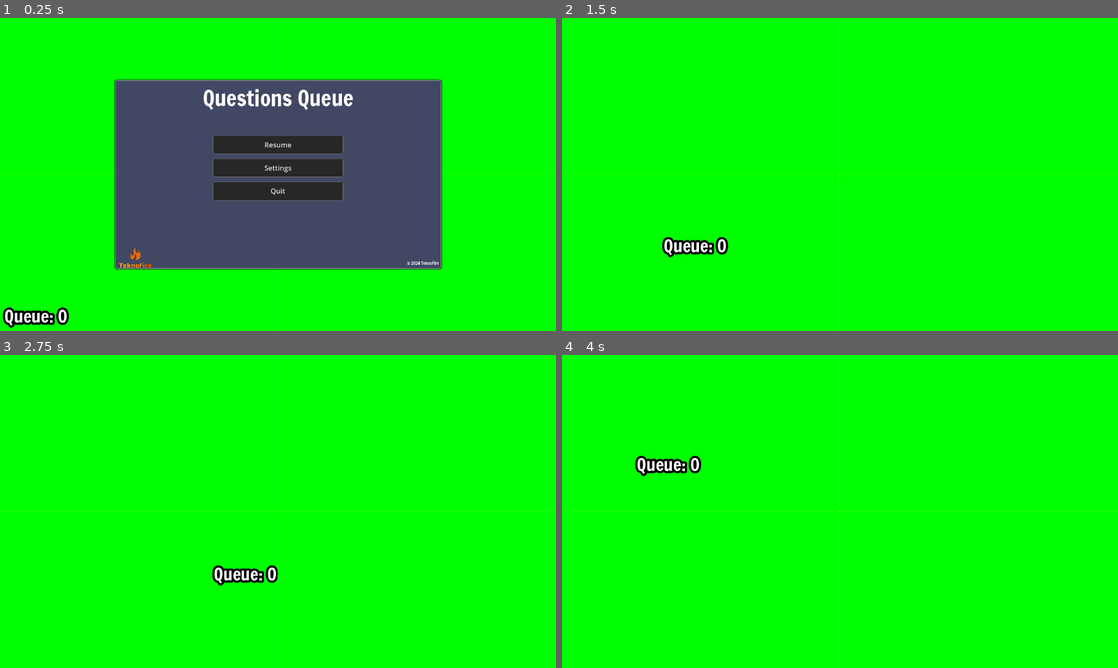
Above: before the commit, frames 1-4 (two rows, left to right).
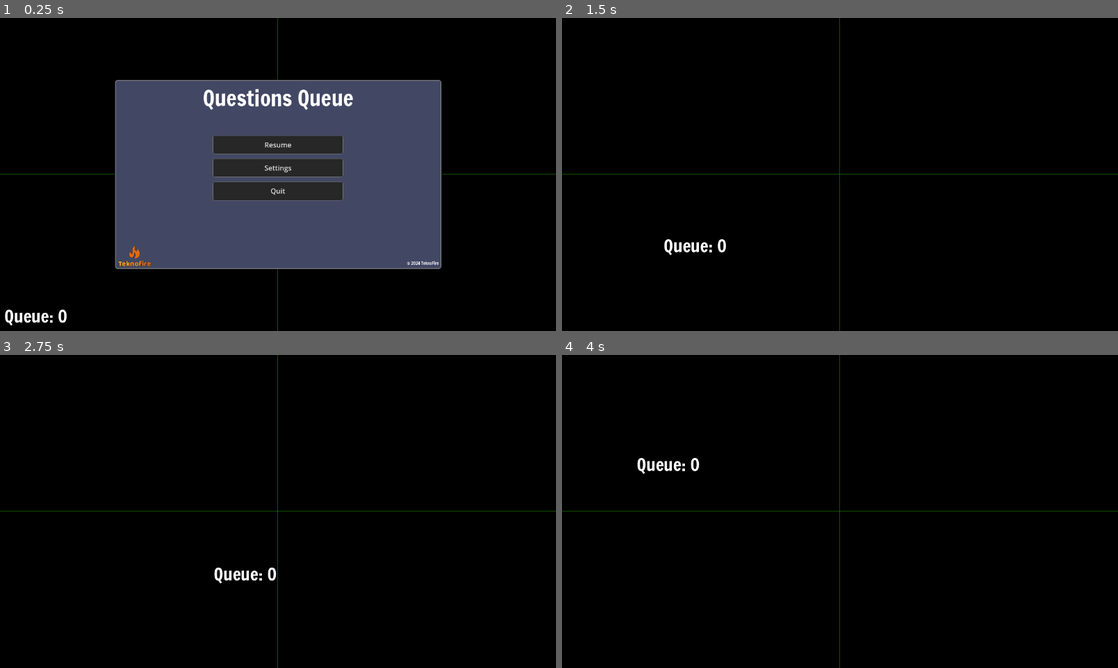
Above: after the commit, the same moments.

Repository: teknofire/stream-questions
Game: Godot game, scene res://scenes/overlay.tscn
Two runs of this game, one before a commit and one after it. Both use one fixed random seed, a clock stepped at 60 frames per second and the inputs below.
Inputs (mouse positions are in pixels of both pictures, inside the frame that each line leads up to):
- Up to frame 1 (0.25 s): no input
- Up to frame 2 (1.5 s): click "Resume" at 0.5 s; tap Enter at 1.25 s; drag from (600, 315) to (895, 105) at 1.27 s
- Up to frame 3 (2.75 s): tap Space at 2 s; drag from (333, 442) to (250, 574) at 2.02 s
- Up to frame 4 (4 s): tap Enter at 2.75 s; move the mouse to (895, 442) at 2.77 s; press the mouse at (895, 442) at 2.78 s; hold Up 2.78-3.5 s; release the mouse at (895, 442) at 3.5 s; tap Space at 3.5 s; drag from (812, 574) to (673, 464) at 3.52 s

The runs differ from the first frame. In frame 1, 64% of the frame differs, in the area x 0-100%, y 0-100%; in frame 2, 100%; in frame 3, 100%; in frame 4, 100%.

Commit message:
Improvements for the App
Includes transparent background
Text box will now scroll when the text is too long.

Signed-off-by: TeknoFire <will@teknofire.net>

Diff:
--- a/project.godot
+++ b/project.godot
@@ -13,7 +13,7 @@
 config/name="StreamQuestions"
 config/version="1.0"
 run/main_scene="res://scenes/overlay.tscn"
-config/features=PackedStringArray("4.2", "GL Compatibility")
+config/features=PackedStringArray("4.3", "GL Compatibility")
 boot_splash/bg_color=Color(0.156863, 0.192157, 0.227451, 1)
 boot_splash/image="res://assets/teknofire-transparent-1280x720.png"
 boot_splash/fullsize=false
@@ -29,7 +29,9 @@
 window/size/viewport_width=1280
 window/size/viewport_height=720
 window/size/resizable=false
+window/size/transparent=true
 window/stretch/mode="viewport"
+window/per_pixel_transparency/allowed=true
 
 [editor_plugins]
 
@@ -44,12 +46,12 @@
 }
 menu={
 "deadzone": 0.5,
-"events": [Object(InputEventKey,"resource_local_to_scene":fa …(175 unchanged characters)… ode":4194305,"key_label":0,"unicode":0,"echo":false,"script":null)
+"events": [Object(InputEventKey,"resource_local_to_scene":fa …(175 unchanged characters)… ode":4194305,"key_label":0,"unicode":0,"location":0,"echo":false,"script":null)
 ]
 }
 next_question={
 "deadzone": 0.5,
-"events": [Object(InputEventKey,"resource_local_to_scene":fa …(175 unchanged characters)… ode":4194343,"key_label":0,"unicode":0,"echo":false,"script":null)
+"events": [Object(InputEventKey,"resource_local_to_scene":fa …(175 unchanged characters)… ode":4194343,"key_label":0,"unicode":0,"location":0,"echo":false,"script":null)
 ]
 }
 
@@ -57,3 +59,4 @@
 
 renderer/rendering_method="gl_compatibility"
 renderer/rendering_method.mobile="gl_compatibility"
+viewport/transparent_background=true
--- a/scenes/overlay.tscn
+++ b/scenes/overlay.tscn
@@ -12,6 +12,7 @@
 [ext_resource type="Script" path="res://scripts/WebsocketAddress.gd" id="7_ow44g"]
 [ext_resource type="Script" path="res://scripts/port.gd" id="8_y0ofr"]
 [ext_resource type="Script" path="res://scripts/WebsocketServer.gd" id="10_vnfb5"]
+[ext_resource type="Script" path="res://scenes/scroll.gd" id="12_uqs1p"]
 
 [sub_resource type="Theme" id="Theme_akjw7"]
 Label/constants/outline_size = 0
@@ -43,13 +44,14 @@
 script = ExtResource("1_v52i7")
 
 [node name="ColorRect" type="ColorRect" parent="."]
+visible = false
 layout_mode = 1
 anchors_preset = 15
 anchor_right = 1.0
 anchor_bottom = 1.0
 grow_horizontal = 2
 grow_vertical = 2
-color = Color(0, 1, 0, 1)
+color = Color(1, 1, 1, 0)
 
 [node name="UpdateTimer" type="Timer" parent="."]
 unique_name_in_owner = true
@@ -139,7 +141,7 @@
 text = "Quit"
 
 [node name="Teknofire-transparent-320-180" type="Sprite2D" parent="MainMenu/Default"]
-position = Vector2(41.5, 403)
+position = Vector2(39.5, 399)
 scale = Vector2(0.272222, 0.272222)
 texture = ExtResource("7_8rjuc")
 
@@ -178,9 +180,10 @@
 [node name="TabContainer" type="TabContainer" parent="MainMenu/Settings/VBoxContainer"]
 layout_mode = 2
 size_flags_vertical = 3
+theme_override_constants/outline_size = 0
 theme_override_constants/side_margin = 0
-theme_override_constants/outline_size = 0
 theme_override_styles/panel = SubResource("StyleBoxFlat_ye3gq")
+current_tab = 0
 
 [node name="API" type="GridContainer" parent="MainMenu/Settings/VBoxContainer/TabContainer"]
 custom_minimum_size = Vector2(500, 0)
@@ -189,6 +192,7 @@
 theme_override_constants/h_separation = 10
 theme_override_constants/v_separation = 10
 columns = 2
+metadata/_tab_index = 0
 
 [node name="Label4" type="Label" parent="MainMenu/Settings/VBoxContainer/TabContainer/API"]
 custom_minimum_size = Vector2(100, 0)
@@ -230,6 +234,7 @@
 theme_override_constants/h_separation = 10
 theme_override_constants/v_separation = 10
 columns = 2
+metadata/_tab_index = 1
 
 [node name="PortLabel" type="Label" parent="MainMenu/Settings/VBoxContainer/TabContainer/WebSocket"]
 custom_minimum_size = Vector2(100, 0)
@@ -262,6 +267,7 @@
 theme_override_constants/h_separation = 10
 theme_override_constants/v_separation = 10
 columns = 2
+metadata/_tab_index = 2
 
 [node name="WidthLabel" type="Label" parent="MainMenu/Settings/VBoxContainer/TabContainer/Messages"]
 custom_minimum_size = Vector2(100, 0)
@@ -301,6 +307,7 @@
 theme_override_constants/margin_top = 50
 theme_override_constants/margin_right = 150
 theme_override_constants/margin_bottom = 50
+metadata/_tab_index = 3
 
 [node name="ClearCache" type="Button" parent="MainMenu/Settings/VBoxContainer/TabContainer/Cache"]
 layout_mode = 2
@@ -341,7 +348,7 @@
 [node name="CenterCross" type="Line2D" parent="."]
 points = PackedVector2Array(640, -8, 640, 736, -16, 736, -16, 360, 1296, 360)
 width = 1.0
-default_color = Color(0.2, 1, 0, 0.796078)
+default_color = Color(0.2, 0.847059, 0, 0.513726)
 
 [node name="QuestionPanel" type="Panel" parent="."]
 unique_name_in_owner = true
@@ -362,7 +369,7 @@
 mouse_default_cursor_shape = 6
 script = ExtResource("6_oxpp8")
 
-[node name="QuestionMessage" type="Label" parent="QuestionPanel"]
+[node name="scroll" type="ScrollContainer" parent="QuestionPanel"]
 unique_name_in_owner = true
 layout_mode = 1
 anchors_preset = 15
@@ -370,12 +377,18 @@
 anchor_bottom = 1.0
 grow_horizontal = 2
 grow_vertical = 2
+script = ExtResource("12_uqs1p")
+
+[node name="QuestionMessage" type="Label" parent="QuestionPanel/scroll"]
+unique_name_in_owner = true
+layout_mode = 2
+size_flags_horizontal = 3
+size_flags_vertical = 3
 mouse_filter = 1
 mouse_default_cursor_shape = 6
 theme_override_constants/outline_size = 0
 theme_override_font_sizes/font_size = 18
 autowrap_mode = 3
-text_overrun_behavior = 3
 visible_characters = 0
 visible_ratio = 0.0
 
--- /dev/null
+++ b/scenes/scroll.gd
@@ -0,0 +1,7 @@
+extends ScrollContainer
+
+func _ready() -> void:
+	get_v_scroll_bar().connect("changed", _on_scroll_container_resized)
+
+func _on_scroll_container_resized() -> void:
+	scroll_vertical = get_v_scroll_bar().max_value
--- a/scripts/QuestionPanel.gd
+++ b/scripts/QuestionPanel.gd
@@ -38,7 +38,7 @@
 	var tween = get_tree().create_tween()
 	show_panel(tween)
 	tween.tween_callback(_play_audio)
-	tween.tween_property(%QuestionMessage, "visible_characters", message_length, duration).set_trans(Tween.TRANS_SINE)
+	tween.tween_property(%QuestionMessage, "visible_characters", message_length, duration).set_trans(Tween.TRANS_LINEAR)
 	animate_out(tween).set_delay(3)
 	tween.tween_callback(hide_panel)
 
--- a/scripts/overlay.gd
+++ b/scripts/overlay.gd
@@ -6,6 +6,7 @@
 var playing_replay = false
 
 func _ready():
+	get_tree().get_root().set_transparent_background(true)
 	QuestionApi.setup(%HTTPManager)
 	QuestionApi.stats_updated.connect(%QueueSize.update_counts)
 
--- /dev/null
+++ b/spinner.gd
@@ -0,0 +1,66 @@
+extends Node2D
+
+@export var radius: int = 100
+@export_range(1, 1000) var segments : int = 100
+@export var width : int = 10
+#@export var color : Color = Color.GREEN
+@export var antialiasing : bool = false
+
+var _point2 : Vector2
+
+var colors = [
+	Color(1.0, 0.0, 0.0, 1.0),
+	Color(0.5, 0.0, 0.0, 1.0),
+	Color(1.0, 1.0, 0.0, 1.0),
+	Color(0.5, 1.0, 0.0, 1.0),
+	Color(1.0, 0.0, 1.0, 1.0),
+	Color(0.5, 0.0, 1.0, 1.0),
+	Color(1.0, 1.0, 1.0, 1.0),
+	Color(0.5, 1.0, 1.0, 1.0),
+	Color(1.0, 0.5, 1.0, 1.0),
+	Color(0.5, 0.5, 1.0, 1.0),
+	Color(1.0, 0.5, 0.5, 1.0),
+	Color(0.5, 0.5, 0.5, 1.0),
+	Color(1.0, 1.0, 0.5, 1.0),
+	Color(0.5, 1.0, 0.5, 1.0),
+]
+
+@export var rotation_speed : float = 1
+var center: Vector2
+
+func _ready():
+	center = get_viewport_rect().size / 2.0
+	print(center)
+	#var tween = create_tween()
+	#tween.tween_property(self, "rotation", PI, 5)
+	#tween.tween_callback(queue_redraw)
+
+func _process(delta):
+	#var tween = create_tween()
+	#tween.tween_property(self, "rotation", PI, 5)
+	#tween.tween_callback(queue_redraw)
+	pass
+
+func _draw():
+	draw_set_transform(center)
+	var current = 0
+	var step = 360.0 / segments
+
+	for angle in range(step, 360, step):
+		draw_circle_arc_poly(Vector2(0,0), radius, current, angle, colors.pick_random())
+		current = angle
+
+	draw_circle_arc_poly(Vector2(0,0), radius, current, 360, colors.pick_random())
+
+
+func draw_circle_arc_poly(center, radius, angle_from, angle_to, color):
+	var nb_points = 32
+	var points_arc = PackedVector2Array()
+	points_arc.push_back(center)
+	var colors = PackedColorArray([color])
+
+	for i in range(nb_points + 1):
+		var angle_point = deg_to_rad(angle_from + i * (angle_to - angle_from) / nb_points - 90)
+		points_arc.push_back(center + Vector2(cos(angle_point), sin(angle_point)) * radius)
+
+	draw_polygon(points_arc, colors)
--- /dev/null
+++ b/spinner/spinner.tscn
@@ -0,0 +1,10 @@
+[gd_scene load_steps=2 format=3 uid="uid://b6fe2rntvdgmi"]
+
+[ext_resource type="Script" path="res://spinner.gd" id="1_arg45"]
+
+[node name="spinner" type="Node2D"]
+script = ExtResource("1_arg45")
+radius = 350
+segments = 360
+width = 20
+antialiasing = true
Not shown, changed: export_presets.cfg
Not shown: 1 places in scenes/overlay.tscn that only renumber resources
Not shown, changed: VERSION
Not shown, added: spinner/spiAD52.tmp
Not shown, added: spinner/spiBAD9.tmp
